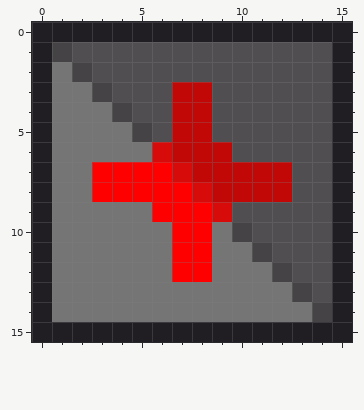
Two versions of one pixel-art sprite, assets/pickUp2.png. Above: the version before the commit.
The file is 16x16 pixels.
The result:
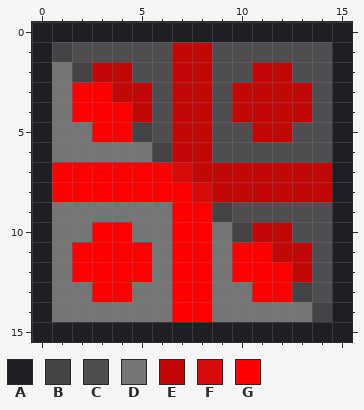
Palette (. is transparent): A #211e23  B #454345  C #514e52  D #757575  E #c20707  F #d80b0b  G #ff0000
Message: added savegame added pickUps, added sounds
Change:
{"y":1,"x":7,"old":"CC","new":"EE"}
{"y":2,"x":3,"old":"CC","new":"EE"}
{"y":2,"x":7,"old":"CC","new":"EE"}
{"y":2,"x":11,"old":"CC","new":"EE"}
{"y":3,"x":2,"old":"DBCC","new":"GGEE"}
{"y":3,"x":10,"old":"CCCC","new":"EEEE"}
{"y":4,"x":2,"old":"DDBC","new":"GGGE"}
{"y":4,"x":10,"old":"CCCC","new":"EEEE"}
{"y":5,"x":3,"old":"DD","new":"GG"}
{"y":5,"x":11,"old":"CC","new":"EE"}
{"y":6,"x":6,"old":"F","new":"B"}
{"y":6,"x":9,"old":"E","new":"C"}
{"y":7,"x":1,"old":"DD","new":"GG"}
{"y":7,"x":13,"old":"CC","new":"EE"}
{"y":8,"x":1,"old":"DD","new":"GG"}
{"y":8,"x":13,"old":"CC","new":"EE"}
{"y":9,"x":6,"old":"G","new":"D"}
{"y":9,"x":9,"old":"F","new":"B"}
{"y":10,"x":3,"old":"DD","new":"GG"}
{"y":10,"x":11,"old":"CC","new":"EE"}
{"y":11,"x":2,"old":"DDDD","new":"GGGG"}
{"y":11,"x":10,"old":"DBCC","new":"GGEE"}
{"y":12,"x":2,"old":"DDDD","new":"GGGG"}
{"y":12,"x":10,"old":"DDBC","new":"GGGE"}
{"y":13,"x":3,"old":"DD","new":"GG"}
{"y":13,"x":7,"old":"DD","new":"GG"}
{"y":13,"x":11,"old":"DD","new":"GG"}
{"y":14,"x":7,"old":"DD","new":"GG"}
{"label":"changed","picture_box":[52,42,332,322]}
